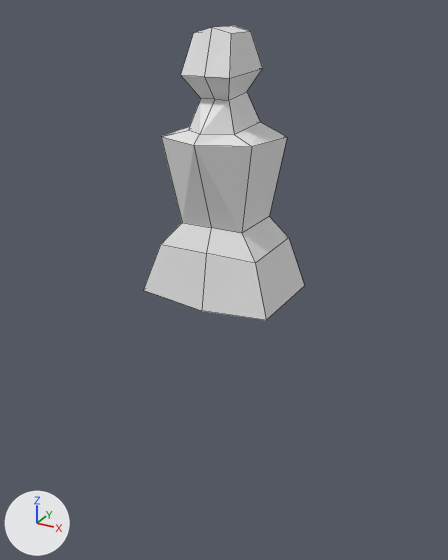
A saved change to the Blender file udemy/knight/knight.blend.
Rendered twice from a 50 mm camera at (1.075, -1.945, 2.066) aimed at (-0.017, 0.04, 1.074). The lights are fixed; the arrows at lower left show +X, +Y and +Z. The older version comes first. Mesh edges are drawn as thin lines.

The older version as bpy lines, for what is in view:
```python
me_cube = bpy.data.meshes.new('Cube')
me_cube.from_pydata(...)  # 32 vertices, 23 faces; spans x 0.0..0.264, y -0.198..0.196, z 1.022..2.01
me_cube.materials.append(mat_material)  # white #e7e7e7
# before: 14 (0.0, 0.17, 1.248), 15 (0.0, -0.127, 1.248) at pixel (206, 253), 18 (0.0, 0.196, 1.022), 19 (0.0, -0.163, 1.029) at pixel (201, 310)
# before: 21 (0.0, -0.121, 1.861) at pixel (204, 76)
ob_knight = bpy.data.objects.new('Knight', me_cube)
ob_knight.location = (0.0, 0.0, 0.0)
_m = ob_knight.modifiers.new('Mirror', 'MIRROR')
_m.use_clip = True
```
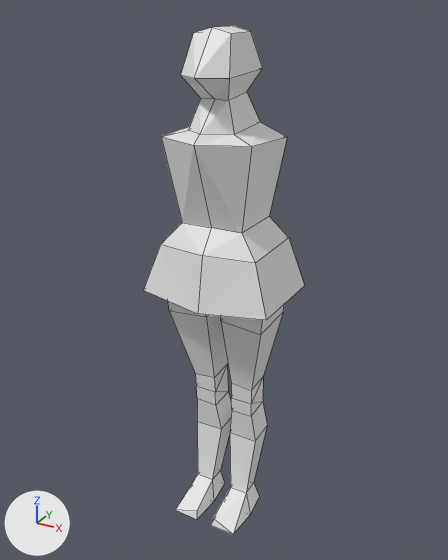
Commit message: knight progress

Edits to the bpy script that builds the scene:
```text
Change me_cube:
    used by ob_knight; location = (0.0, 0.0, 0.0)
    verts and faces of me_cube; kept vertices keep their numbers, new ones are numbered from 32
    remove me_cube.from_pydata(...)  # 32 vertices, 23 faces; spans x 0.0..0.264, y -0.198..0.196, z 1.022..2.01
    add me_cube.from_pydata(...)  # 69 vertices, 62 faces; spans x 0.0..0.264, y -0.198..0.228, z 0.002..2.01
    me_cube part 1: a new loose piece of 37 vertices spanning x 0.021..0.22, y -0.177..0.146, z 0.002..1.134, in mat_material (white #e7e7e7)
    me_cube part 2
    add verts[14] = (0.0, 0.201, 1.254)  # moved
    add verts[15] = (0.0, -0.155, 1.248)  # moved, pixel (202, 255)
    add verts[19] = (0.0, -0.191, 1.029)  # moved, pixel (197, 313)
    add verts[18] = (0.0, 0.228, 1.028)  # moved
    me_cube part 3
    add verts[21] = (0.0, -0.186, 1.861)  # moved, pixel (194, 78)
```

Pixel boxes (x1, y1, x2, y2) of what changed, in the pictures (448 x 560 px; the box of a moved part takes in the faces that stretch with it):
'Knight', reshaped (73% taller): before (144, 26, 304, 320); after (144, 26, 304, 534)
part 1 of me_cube, added: after (168, 301, 284, 534)
part 2 of me_cube, moved or reshaped: (144, 223, 266, 320) in both
part 3 of me_cube, moved or reshaped: (181, 28, 231, 100) in both
